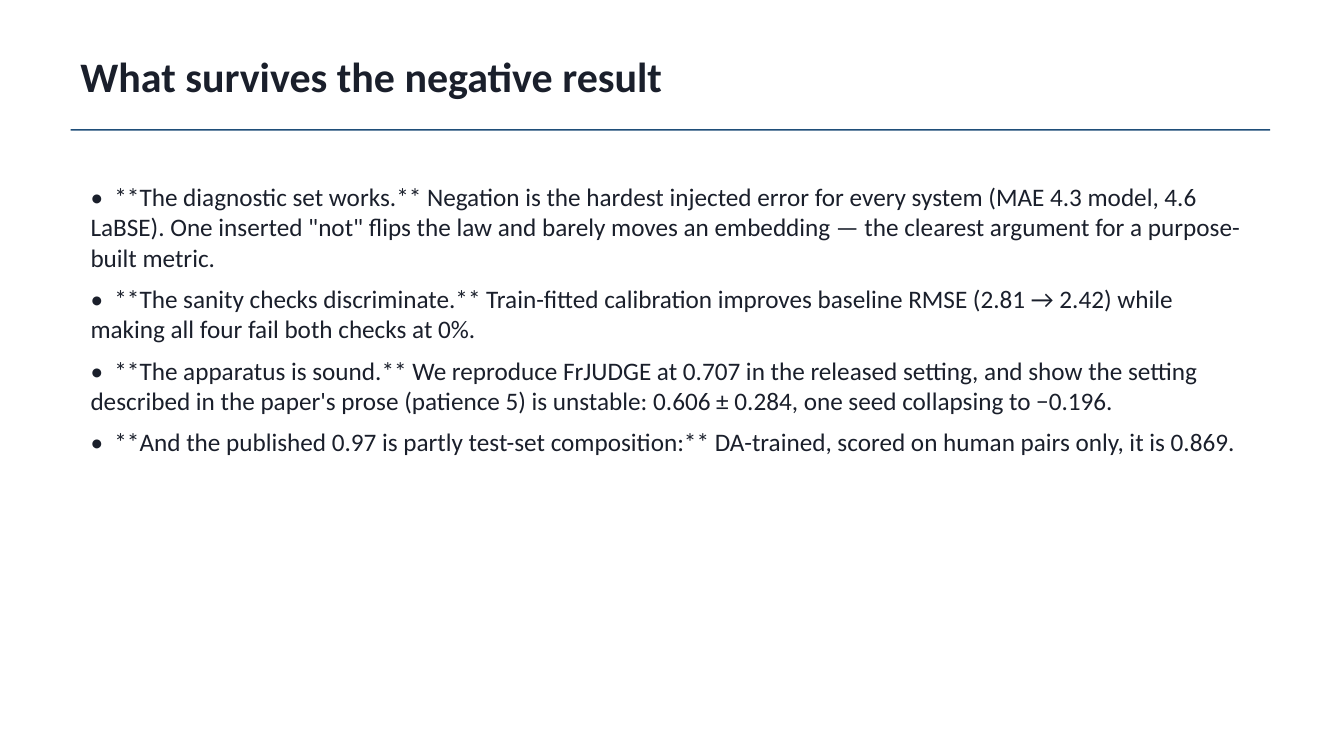
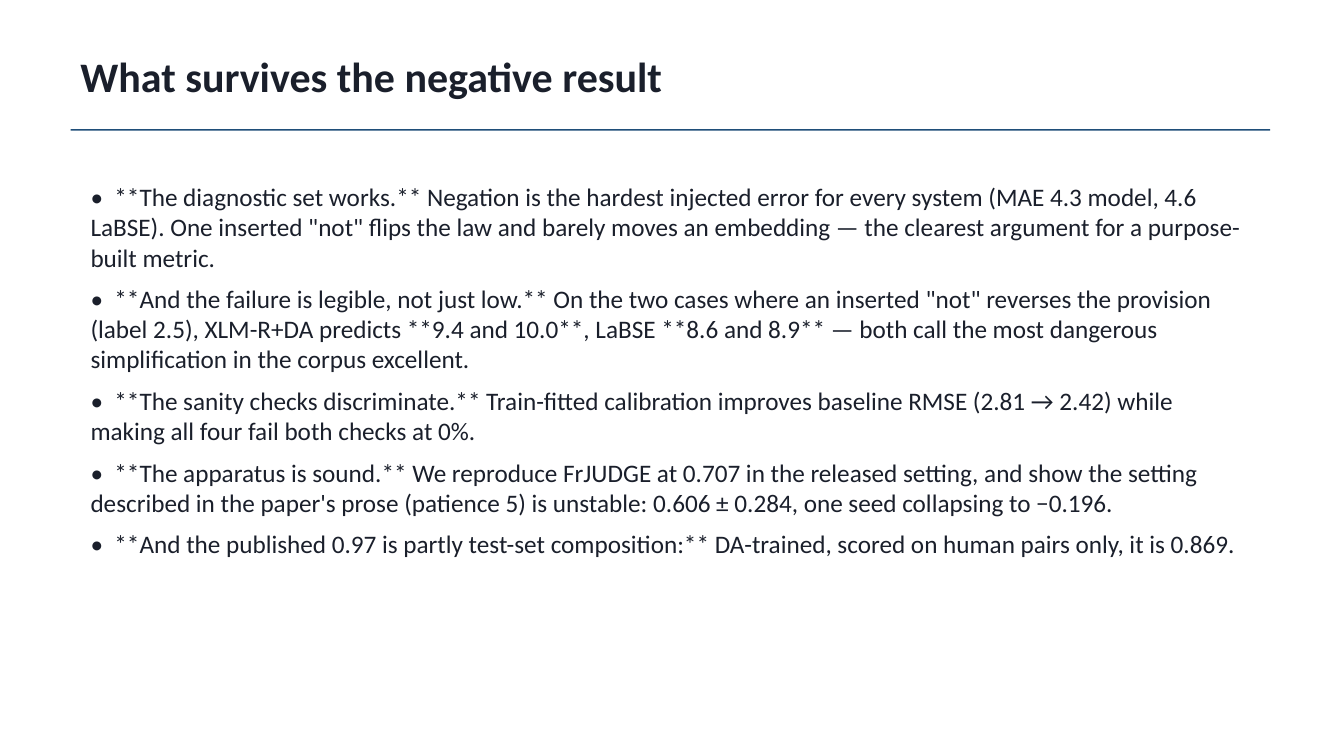
Before and after one commit to atharv-0509/legal-meaning-preservation-hi-en, a slide deck: slide 17 of paper/out/LMP_slides.pptx. Drawn at 1344x756 pixels with LibreOffice and Linux fonts; fonts in the diff are those of the drawing. Boxes give left, top, right and bottom in pixels: in the first picture for what was removed or moved away, otherwise in the second. Text is boxed around its words. In the diff, an @@ line names an element or a change of style, - is before the commit and + after.

```diff
--- a/paper/out/LMP_slides.pptx
+++ b/paper/out/LMP_slides.pptx
@@ text at (91, 290, 1211, 372): paragraph added @@
+• **And the failure is legible, not just low.** On the two cases where an inserted "not" reverses the provision (label 2.5), XLM-R+DA predicts **9.4 and 10.0**, LaBSE **8.6 and 8.9** — both call the most dangerous simplification in the corpus excellent.
```
Also in this commit, not shown: 7 other files.
